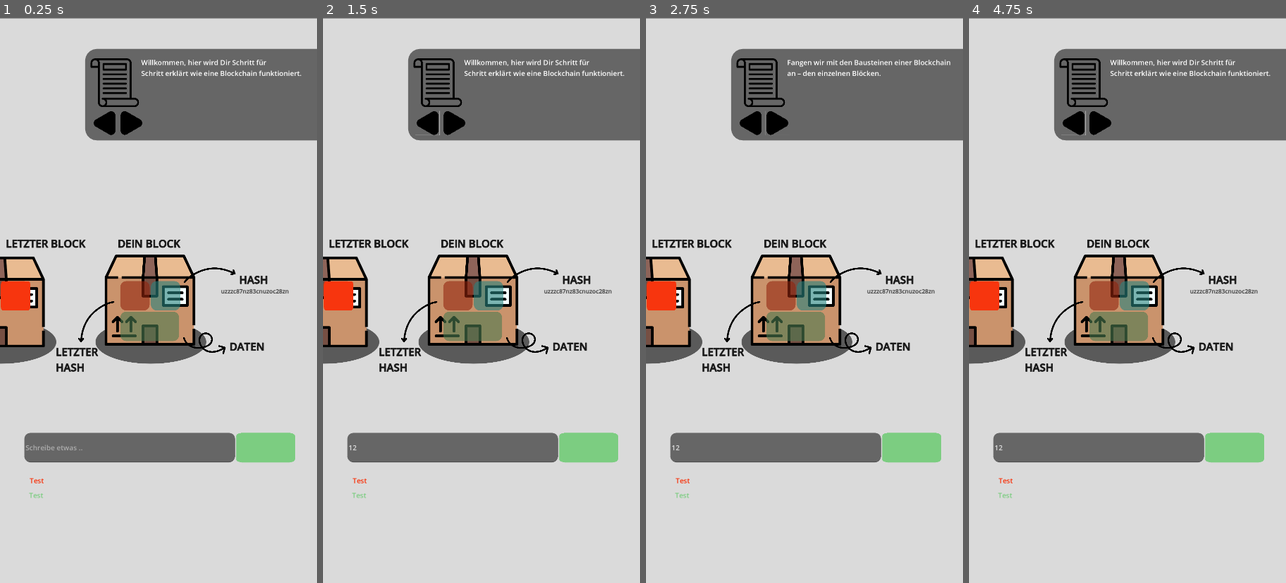
Above: before the commit, frames 1-4 (left to right).
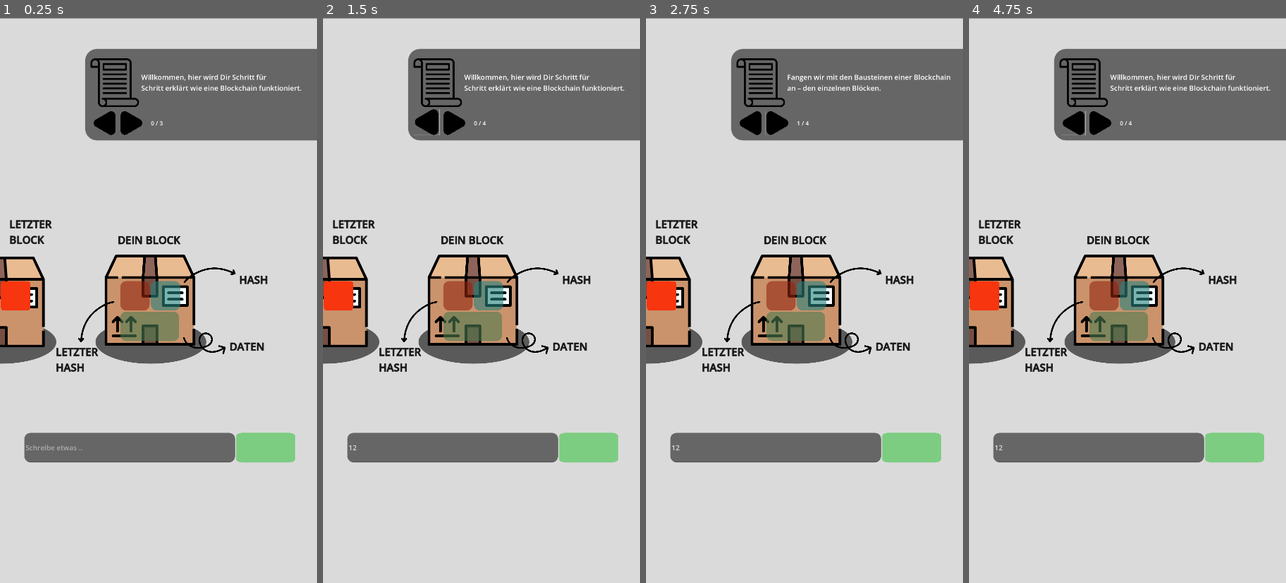
Above: after the commit, the same moments.

Repository: kkulber/blockchain
Game: Godot game, scene res://scenes/layer1.tscn
Same seed, same stepped clock (60 frames per second), same inputs: the game is played once before the commit and once after it.
Inputs (mouse positions are in pixels of both pictures, inside the frame that each line leads up to):
- Up to frame 1 (0.25 s): no input
- Up to frame 2 (1.5 s): click (452, 447) at 0.52 s; type "12" at 0.6 s; click (427, 125) at 1.25 s
- Up to frame 3 (2.75 s): click (775, 125) at 2 s
- Up to frame 4 (4.75 s): click (1073, 125) at 2.75 s; click (1098, 125) at 3.5 s; click (1073, 125) at 4.25 s

The runs differ from the first frame. In frame 1, 1.6% of the frame differs, in the area x 2-96%, y 7-85%; in frame 2, 1.7%; in frame 3, 1.5%; in frame 4, 1.6%.

Commit message:
Final commit before big merge

Diff:
--- a/scenes/layer1.tscn
+++ b/scenes/layer1.tscn
@@ -1,6 +1,7 @@
-[gd_scene load_steps=29 format=3 uid="uid://dp0miaek6fwkg"]
+[gd_scene load_steps=38 format=3 uid="uid://dp0miaek6fwkg"]
 
 [ext_resource type="Script" uid="uid://ck2oqndpp715y" path="res://scripts/main.gd" id="1_x2k1u"]
+[ext_resource type="Script" uid="uid://u7p0tjyot018" path="res://scripts/animation_player.gd" id="2_g43gi"]
 [ext_resource type="Texture2D" uid="uid://bkqbr6erkgyeg" path="res://images/ellipse.png" id="2_y7lky"]
 [ext_resource type="Texture2D" uid="uid://chku1xcq2qd8k" path="res://images/package.png" id="3_ofi4m"]
 [ext_resource type="PackedScene" uid="uid://dfgts0ldpgl01" path="res://scenes/dad_square.tscn" id="4_glvh6"]
@@ -16,6 +17,178 @@
 [ext_resource type="Texture2D" uid="uid://cwx1als7pvpjg" path="res://images/quest.png" id="10_7207q"]
 [ext_resource type="Texture2D" uid="uid://briaqfeif6avu" path="res://images/play-button.png" id="11_brctg"]
 
+[sub_resource type="Animation" id="Animation_r0vgs"]
+resource_name = "package_plop"
+length = 0.25
+tracks/0/type = "value"
+tracks/0/imported = false
+tracks/0/enabled = true
+tracks/0/path = NodePath("CanvasLayer/YourBlock/Package:scale")
+tracks/0/interp = 1
+tracks/0/loop_wrap = true
+tracks/0/keys = {
+"times": PackedFloat32Array(0, 0.13333334, 0.23333333),
+"transitions": PackedFloat32Array(1, 1, 1),
+"update": 0,
+"values": [Vector2(0.6035156, 0.6035156), Vector2(0.7, 0.7), Vector2(0.6035156, 0.6035156)]
+}
+
+[sub_resource type="Animation" id="Animation_dmiet"]
+length = 0.001
+tracks/0/type = "value"
+tracks/0/imported = false
+tracks/0/enabled = true
+tracks/0/path = NodePath("CanvasLayer/YourBlock/Package:scale")
+tracks/0/interp = 1
+tracks/0/loop_wrap = true
+tracks/0/keys = {
+"times": PackedFloat32Array(0),
+"transitions": PackedFloat32Array(1),
+"update": 0,
+"values": [Vector2(0.6035156, 0.6035156)]
+}
+tracks/1/type = "value"
+tracks/1/imported = false
+tracks/1/enabled = true
+tracks/1/path = NodePath("CanvasLayer/Questcontainer/Node2D/AdvanceQuest:scale")
+tracks/1/interp = 1
+tracks/1/loop_wrap = true
+tracks/1/keys = {
+"times": PackedFloat32Array(0),
+"transitions": PackedFloat32Array(1),
+"update": 0,
+"values": [Vector2(0.15707043, 0.15707043)]
+}
+tracks/2/type = "value"
+tracks/2/imported = false
+tracks/2/enabled = true
+tracks/2/path = NodePath("CanvasLayer/Questcontainer/Node2D/LowerQuest:scale")
+tracks/2/interp = 1
+tracks/2/loop_wrap = true
+tracks/2/keys = {
+"times": PackedFloat32Array(0),
+"transitions": PackedFloat32Array(1),
+"update": 0,
+"values": [Vector2(0.15707043, 0.15707043)]
+}
+tracks/3/type = "value"
+tracks/3/imported = false
+tracks/3/enabled = true
+tracks/3/path = NodePath("CanvasLayer/Hashgenerator/ProgressImage:scale")
+tracks/3/interp = 1
+tracks/3/loop_wrap = true
+tracks/3/keys = {
+"times": PackedFloat32Array(0),
+"transitions": PackedFloat32Array(1),
+"update": 0,
+"values": [Vector2(1, 1)]
+}
+tracks/4/type = "value"
+tracks/4/imported = false
+tracks/4/enabled = true
+tracks/4/path = NodePath("CanvasLayer/Hashgenerator/HashDad:visible")
+tracks/4/interp = 1
+tracks/4/loop_wrap = true
+tracks/4/keys = {
+"times": PackedFloat32Array(0),
+"transitions": PackedFloat32Array(1),
+"update": 1,
+"values": [false]
+}
+tracks/5/type = "value"
+tracks/5/imported = false
+tracks/5/enabled = true
+tracks/5/path = NodePath("CanvasLayer/Hashgenerator/ProgressImage:visible")
+tracks/5/interp = 1
+tracks/5/loop_wrap = true
+tracks/5/keys = {
+"times": PackedFloat32Array(0),
+"transitions": PackedFloat32Array(1),
+"update": 1,
+"values": [false]
+}
+
+[sub_resource type="Animation" id="Animation_g43gi"]
+resource_name = "advance_quest_bounce"
+length = 0.3
+tracks/0/type = "value"
+tracks/0/imported = false
+tracks/0/enabled = true
+tracks/0/path = NodePath("CanvasLayer/Questcontainer/Node2D/AdvanceQuest:scale")
+tracks/0/interp = 1
+tracks/0/loop_wrap = true
+tracks/0/keys = {
+"times": PackedFloat32Array(0, 0.16666667, 0.3),
+"transitions": PackedFloat32Array(1, 1, 1),
+"update": 0,
+"values": [Vector2(0.15707043, 0.15707043), Vector2(0.17, 0.17), Vector2(0.15707043, 0.15707043)]
+}
+
+[sub_resource type="Animation" id="Animation_7207q"]
+resource_name = "lower_quest_bounce"
+length = 0.3
+tracks/0/type = "value"
+tracks/0/imported = false
+tracks/0/enabled = true
+tracks/0/path = NodePath("CanvasLayer/Questcontainer/Node2D/LowerQuest:scale")
+tracks/0/interp = 1
+tracks/0/loop_wrap = true
+tracks/0/keys = {
+"times": PackedFloat32Array(0, 0.16666667, 0.3),
+"transitions": PackedFloat32Array(1, 1, 1),
+"update": 0,
+"values": [Vector2(0.15707043, 0.15707043), Vector2(0.17, 0.17), Vector2(0.15707043, 0.15707043)]
+}
+
+[sub_resource type="Animation" id="Animation_w86gj"]
+resource_name = "play_hashgenerator_hash"
+length = 3.0
+tracks/0/type = "value"
+tracks/0/imported = false
+tracks/0/enabled = true
+tracks/0/path = NodePath("CanvasLayer/Hashgenerator/ProgressImage:scale")
+tracks/0/interp = 2
+tracks/0/loop_wrap = true
+tracks/0/keys = {
+"times": PackedFloat32Array(0, 3),
+"transitions": PackedFloat32Array(1, 1),
+"update": 0,
+"values": [Vector2(1e-05, 1), Vector2(1, 1)]
+}
+tracks/1/type = "value"
+tracks/1/imported = false
+tracks/1/enabled = true
+tracks/1/path = NodePath("CanvasLayer/Hashgenerator/HashDad:visible")
+tracks/1/interp = 1
+tracks/1/loop_wrap = true
+tracks/1/keys = {
+"times": PackedFloat32Array(0, 3),
+"transitions": PackedFloat32Array(1, 1),
+"update": 1,
+"values": [false, true]
+}
+tracks/2/type = "value"
+tracks/2/imported = false
+tracks/2/enabled = true
+tracks/2/path = NodePath("CanvasLayer/Hashgenerator/ProgressImage:visible")
+tracks/2/interp = 1
+tracks/2/loop_wrap = true
+tracks/2/keys = {
+"times": PackedFloat32Array(0),
+"transitions": PackedFloat32Array(1),
+"update": 1,
+"values": [true]
+}
+
+[sub_resource type="AnimationLibrary" id="AnimationLibrary_7207q"]
+_data = {
+&"RESET": SubResource("Animation_dmiet"),
+&"advance_quest_bounce": SubResource("Animation_g43gi"),
+&"lower_quest_bounce": SubResource("Animation_7207q"),
+&"package_plop": SubResource("Animation_r0vgs"),
+&"play_hashgenerator_hash": SubResource("Animation_w86gj")
+}
+
 [sub_resource type="ShaderMaterial" id="ShaderMaterial_dlud5"]
 shader = ExtResource("6_hr7qw")
 shader_parameter/radius = 0.10000000475
@@ -48,6 +221,18 @@
 shadow_size = 5
 shadow_color = Color(0, 0, 0, 0.08627451)
 shadow_offset = Vector2(0, 0)
+
+[sub_resource type="StyleBoxFlat" id="StyleBoxFlat_g43gi"]
+content_margin_left = 0.0
+content_margin_top = 0.0
+content_margin_right = 0.0
+content_margin_bottom = 0.0
+bg_color = Color(0.1, 0.1, 0.1, 0.6)
+corner_radius_top_left = 20
+corner_radius_top_right = 20
+corner_radius_bottom_right = 20
+corner_radius_bottom_left = 20
+corner_detail = 5
 
 [sub_resource type="LabelSettings" id="LabelSettings_hr7qw"]
 font_size = 24
@@ -137,10 +322,19 @@
 [sub_resource type="LabelSettings" id="LabelSettings_choun"]
 font_size = 24
 
+[sub_resource type="LabelSettings" id="LabelSettings_g43gi"]
+font_size = 20
+
 [node name="Ebene1" type="Node2D"]
 position = Vector2(0, -6.67572e-06)
 scale = Vector2(0.23078364, 0.23078364)
 script = ExtResource("1_x2k1u")
+
+[node name="AnimationPlayer" type="AnimationPlayer" parent="."]
+libraries = {
+&"": SubResource("AnimationLibrary_7207q")
+}
+script = ExtResource("2_g43gi")
 
 [node name="CanvasLayer" type="CanvasLayer" parent="."]
 
@@ -251,9 +445,9 @@
 
 [node name="LabelYourBlock" type="Label" parent="CanvasLayer/Labels"]
 offset_left = 401.0
-offset_top = 741.0
+offset_top = 729.0
 offset_right = 614.0
-offset_bottom = 791.0
+offset_bottom = 779.0
 text = "Dein Block"
 label_settings = SubResource("LabelSettings_tbgi4")
 uppercase = true
@@ -290,7 +484,6 @@
 offset_top = 914.0
 offset_right = 986.0
 offset_bottom = 964.0
-text = "uzzzc87nz83cnuzoc28zn8c72"
 label_settings = SubResource("LabelSettings_glvh6")
 horizontal_alignment = 1
 text_overrun_behavior = 1
@@ -315,12 +508,13 @@
 uppercase = true
 
 [node name="LabelLastBlock" type="Label" parent="CanvasLayer/Labels"]
-offset_left = 20.0
-offset_top = 741.0
-offset_right = 291.0
-offset_bottom = 791.0
+offset_left = 32.0
+offset_top = 675.0
+offset_right = 178.0
+offset_bottom = 778.0
 text = "Letzter Block"
 label_settings = SubResource("LabelSettings_tbgi4")
+autowrap_mode = 2
 uppercase = true
 
 [node name="HashArrow" type="Sprite2D" parent="CanvasLayer/Labels"]
@@ -342,39 +536,31 @@
 scale = Vector2(0.23078366, 0.23078366)
 texture = ExtResource("7_glvh6")
 
-[node name="PreviousHashGenLabel" type="Label" parent="CanvasLayer/Labels"]
-offset_left = 100.999985
-offset_top = 1555.0
-offset_right = 460.0
-offset_bottom = 1589.0
-text = "Test"
-label_settings = SubResource("LabelSettings_hr7qw")
-
-[node name="DataHashGenLabel" type="Label" parent="CanvasLayer/Labels"]
-offset_left = 99.0
-offset_top = 1605.0
-offset_right = 458.0
-offset_bottom = 1639.0
-text = "Test"
-label_settings = SubResource("LabelSettings_w86gj")
-
 [node name="Hashgenerator" type="Node2D" parent="CanvasLayer"]
 script = ExtResource("7_g43gi")
 
+[node name="Background" type="Panel" parent="CanvasLayer/Hashgenerator"]
+offset_left = 83.0
+offset_top = 1535.0
+offset_right = 801.0
+offset_bottom = 1728.0
+theme_override_styles/panel = SubResource("StyleBoxFlat_g43gi")
+
 [node name="Button" type="Button" parent="CanvasLayer/Hashgenerator"]
-offset_left = 728.0
-offset_top = 493.0
-offset_right = 876.0
-offset_bottom = 543.0
-text = "Generieren"
+offset_left = 489.0
+offset_top = 1657.0
+offset_right = 637.0
+offset_bottom = 1707.0
+text = "Hash generieren"
 
 [node name="HashDad" type="TextureRect" parent="CanvasLayer/Hashgenerator"]
+visible = false
 material = SubResource("ShaderMaterial_dlud5")
 custom_minimum_size = Vector2(100, 100)
-offset_left = 786.0
-offset_top = 578.0
-offset_right = 886.0
-offset_bottom = 678.0
+offset_left = 666.0
+offset_top = 1555.0
+offset_right = 766.0
+offset_bottom = 1655.0
 expand_mode = 1
 script = ExtResource("8_w86gj")
 
@@ -387,6 +573,32 @@
 offset_bottom = 100.0
 mouse_filter = 2
 theme_override_styles/panel = SubResource("StyleBoxFlat_qq2ti")
+
+[node name="PreviousHashGenLabel" type="Label" parent="CanvasLayer/Hashgenerator"]
+offset_left = 100.999985
+offset_top = 1555.0
+offset_right = 460.0
+offset_bottom = 1589.0
+text = "Test"
+label_settings = SubResource("LabelSettings_hr7qw")
+clip_text = true
+
+[node name="DataHashGenLabel" type="Label" parent="CanvasLayer/Hashgenerator"]
+offset_left = 99.0
+offset_top = 1605.0
+offset_right = 458.0
+offset_bottom = 1639.0
+text = "Test"
+label_settings = SubResource("LabelSettings_w86gj")
+
+[node name="ProgressImage" type="TextureRect" parent="CanvasLayer/Hashgenerator"]
+visible = false
+offset_left = 477.0
+offset_top = 1589.0
+offset_right = 649.0
+offset_bottom = 1609.0
+texture = ExtResource("8_ofi4m")
+expand_mode = 1
 
 [node name="Editor" type="Node" parent="CanvasLayer"]
 
@@ -461,6 +673,7 @@
 size_flags_horizontal = 3
 size_flags_vertical = 1
 label_settings = SubResource("LabelSettings_choun")
+vertical_alignment = 1
 autowrap_mode = 2
 clip_text = true
 
@@ -485,7 +698,18 @@
 icon = ExtResource("11_brctg")
 flat = true
 
+[node name="Progression" type="Label" parent="CanvasLayer/Questcontainer/Node2D"]
+offset_left = 514.0
+offset_top = 316.0
+offset_right = 1049.0
+offset_bottom = 398.0
+label_settings = SubResource("LabelSettings_g43gi")
+vertical_alignment = 1
+
 [connection signal="pressed" from="CanvasLayer/Hashgenerator/Button" to="CanvasLayer/Hashgenerator" method="generate_hash"]
+[connection signal="pressed" from="CanvasLayer/Hashgenerator/Button" to="AnimationPlayer" method="play_hash_progess"]
 [connection signal="text_changed" from="CanvasLayer/Editor/Node2D/HBoxContainer/DataInput" to="." method="_on_data_input_text_changed"]
 [connection signal="pressed" from="CanvasLayer/Questcontainer/Node2D/LowerQuest" to="CanvasLayer/Questcontainer" method="lower_quest"]
+[connection signal="pressed" from="CanvasLayer/Questcontainer/Node2D/LowerQuest" to="AnimationPlayer" method="play_lower_quest_bounce"]
 [connection signal="pressed" from="CanvasLayer/Questcontainer/Node2D/AdvanceQuest" to="CanvasLayer/Questcontainer" method="advance_quest"]
+[connection signal="pressed" from="CanvasLayer/Questcontainer/Node2D/AdvanceQuest" to="AnimationPlayer" method="play_advance_quest_bounce"]
--- /dev/null
+++ b/scripts/animation_player.gd
@@ -0,0 +1,25 @@
+extends AnimationPlayer
+
+var has_played_progress_bar = false
+
+func play_package_plop():
+	play("package_plop")
+
+func play_advance_quest_bounce():
+	play("advance_quest_bounce")
+
+func play_lower_quest_bounce():
+	play("lower_quest_bounce")
+
+func play_hash_progess():
+	if has_played_progress_bar: return
+	has_played_progress_bar = true
+	play("play_hashgenerator_hash")
+
+# Called when the node enters the scene tree for the first time.
+func _ready() -> void:
+	pass # Replace with function body.
+
+
+func _on_lower_quest_pressed() -> void:
+	pass # Replace with function body.
--- a/scripts/hashgenerator.gd
+++ b/scripts/hashgenerator.gd
@@ -3,14 +3,23 @@
 # Declaration of some variables
 var hash_dad
 var has_generated_hash = false
+var data_label
+var previous_hash_label
 
 # Load the godot icon
 var my_texture = load("res://images/square_blue.svg")
-
-func _ready() -> void:
-	hash_dad = $HashDad
 
 func generate_hash():
 	if not has_generated_hash:
 		hash_dad.texture = my_texture
 		has_generated_hash = true
+
+func _ready() -> void:
+	# Initialize references
+	hash_dad = $HashDad
+	data_label = $DataHashGenLabel
+	previous_hash_label = $PreviousHashGenLabel
+
+	# Clear labels
+	data_label.text = ""
+	previous_hash_label.text = ""
--- a/scripts/main.gd
+++ b/scripts/main.gd
@@ -2,7 +2,7 @@
 
 # Keep track of your generated block
 var block_data = ""
-var block_previous_hash = "615w7tf8ib18bg81enbcn18ibwze81izc81znbec"
+var block_previous_hash = "12345567890"
 var block_hash = "8u7qcn87b1ct8c17tc3r18tr187trc8bt1c8c1128bh78ct1z"
 
 # Declare all nodes used later
@@ -21,6 +21,14 @@
 var data_visualizer_label
 var input_field_text = ""
 
+var hashgenerator
+
+var animation_player
+
+# Communication functions (gets and sets) for the values of the block
+# 	- data a block holds (block_data)
+# 	- the hash of the previous block (block_previous_hash)
+# 	- own hash of the block (block_hash)
 func get_block_data() -> String:
 	return block_data
 
@@ -39,6 +47,9 @@
 func set_block_hash(new_hash: String) -> void:
 	block_hash = new_hash
 
+
+# -- Regular main script functions --
+
 # Show the hashgenerator
 func show_hashgenerator() -> void:
 	$CanvasLayer/Hashgenerator.visible = true
@@ -48,6 +59,13 @@
 func hide_hashgenerator() -> void:
 	$CanvasLayer/Hashgenerator.visible = false
 	hashgenerator_shown = false
+
+# Just clears the text of an label
+func clear_label_text(label):
+	label.text = ""
+
+
+# -- Godot's built in functions --
 
 func _ready() -> void:
 	data_dad = $CanvasLayer/YourBlock/VBoxContainer/data_rect
@@ -60,35 +78,53 @@
 	hash_visualizer_label = $CanvasLayer/Labels/HashVisualizerLabel
 	data_visualizer_label = $CanvasLayer/Labels/DataVisualizerLabel
 
+	hashgenerator = $CanvasLayer/Hashgenerator
+
+	animation_player = $AnimationPlayer
+
 	# Turns off the hashgenerator
 	hide_hashgenerator()
 
 func _process(delta: float) -> void:
-	# Check if data dad has been set
+
+	# Player places data in the package
 	if data_dad.texture:
-		questcontainer.trigger_quest_with_index(6)
+		questcontainer.trigger_quest_with_index(7)		# Trigger quest for completing writing your data
+		# Updates some values if not already happened
 		if input_field_text != data_visualizer_label.text:
 			data_visualizer_label.text = input_field_text
-	elif data_visualizer_label.text != "":
-		data_visualizer_label.text = ""
+			hashgenerator.data_label.text = input_field_text
+			animation_player.play_package_plop()
+	# Clears label if not using
+	elif data_visualizer_label.text != "": clear_label_text(data_visualizer_label)
 
-	# Check if previous hash has been set
+	# Player places the previous hash in the package
 	if previous_pointer_dad.texture:
+		# Updates values if not happened
 		if previous_hash_visualizer_label.text != block_previous_hash:
 			previous_hash_visualizer_label.text = block_previous_hash
-	elif not previous_pointer_dad.texture and previous_hash_visualizer_label.text != "":
-		previous_hash_visualizer_label.text = ""
+			hashgenerator.previous_hash_label.text = block_previous_hash
+			animation_player.play_package_plop()
+	# Clears label, when not using
+	elif not previous_pointer_dad.texture and previous_hash_visualizer_label.text != "": clear_label_text(previous_hash_visualizer_label)
+
+	# Player places own hash in the package
+	if hash_dad.texture:
+		if hash_visualizer_label.text != block_hash:
+			hash_visualizer_label.text = block_hash
+			animation_player.play_package_plop()
+	elif hash_visualizer_label.text != "": hash_visualizer_label.text = ""
 
 	# Check each frame if previous hash and data dad
 	# have been set
 	if data_dad.texture and previous_pointer_dad.texture and not hashgenerator_shown:
 		show_hashgenerator()
-		questcontainer.trigger_quest_with_index(8)
+		questcontainer.trigger_quest_with_index(9)
 
 	# Check each frame if the block is complete
 	if data_dad.texture and previous_pointer_dad.texture and hash_dad.texture and not block_is_complete:
 		block_is_complete = true
-		questcontainer.trigger_quest_with_index(9)
+		questcontainer.trigger_quest_with_index(10)
 
 # Function called, when the user enters some text
 func _on_data_input_text_changed(new_text: String) -> void:
--- a/scripts/questcontainer.gd
+++ b/scripts/questcontainer.gd
@@ -16,39 +16,46 @@
 	"Super, nun ziehe den grünen Datenblock neben dem Eingabefeld
 	nach oben in das Paket.",
 	# 5
-	"Damit die Blöcke zusammenhalten und eine Kette ('Chain') entsteht,
-	zeigt jeder Block auf den Vorherigen.",
+	"Top! Damit die Blöcke zusammenhalten und eine Kette ('Chain') bilden, musst Du sie miteinander verbinden.",
 	# 6
-	"Das machst Du, indem du den roten Datenblock, den sogenannten 'Hash' in Deinen
-	Block ziehst. Was genau ein Hash ist erkläre ich Dir gleich.",
+	"Das machst Du, indem Du den vorherigen Block in Deinen neuen Block einträgst. Durch dieses Prinzip weiß jeder Block von seinem Vorgänger.",
 	# 7
-	"Fast geschafft! Nun bekommt auch Dein Block einen eigenen Hash –
-	der ist praktisch wie sein Fingerabdruck, welcher ihn eindeutig macht.",
+	"Ziehe dafür den roten Datenblock, den sogenannten 'Hash', in Deinen
+	Block. Was genau ein Hash ist erkläre ich Dir gleich.",
 	# 8
+	"Fast geschafft! Nun musst du nur noch deinen eigenen Hash in den Block packen –
+	dieser ist praktisch wie ein Fingerabdruck, der den Block einzigartig macht.",
+	# 9
 	"Um Deinen eigenen Hash zu erstellen drücke auf den Button 'Hash generieren' -
-	hier kannst Du erkennen, dass der Hash den Hash des letzten Blocks und deine Daten beinhaltet.",
-	# 9
-	"Herzlichen Glückwunsch! Du hast jetzt verstanden,
-	wie Blöcke verbunden werden und eine Blockchain entsteht."
+	dabei kannst Du erkennen, dass der neue Hash aus dem Alten und deinen Daten besteht.",
+	# 10
+	"Herzlichen Glückwunsch! Du hast jetzt verstanden, wie Blöcke verbunden werden und eine Blockchain entsteht."
 ]
 var label
 var current_quest = 0
 var current_quest_max = 3
+var progression_label
+
+func update_progression() -> void:
+	progression_label.text = str(current_quest) + " / " + str(current_quest_max)
 
 func lower_quest() -> void:
 	# Return if lowest quest is already selected
 	if current_quest <= 0: return
 	current_quest -= 1
 	label.text = quests[current_quest]
+	update_progression()
 
 func advance_quest() -> void:
 	# Return if highest quest is already selected
 	if current_quest >= len(quests)-1 or current_quest == current_quest_max: return
 	current_quest += 1
 	label.text = quests[current_quest]
+	update_progression()
 
 func set_current_quest_max(new_max: int) -> void:
 	current_quest_max = new_max
+	update_progression()
 
 # Advances the current_quest and sets the current_quest_max directly to the passed
 # quest. Only works if the current_quest_max is below the passed one.
@@ -61,6 +68,10 @@
 func _ready() -> void:
 	# Get label reference
 	label = $Node2D/HBoxContainer/Text
+	progression_label = $Node2D/Progression
 
 	# Load first quest (usually 0)
 	label.text = quests[current_quest]
+
+	# Update the progression tracker
+	update_progression()
Not shown, added: scripts/animation_player.gd.uid
